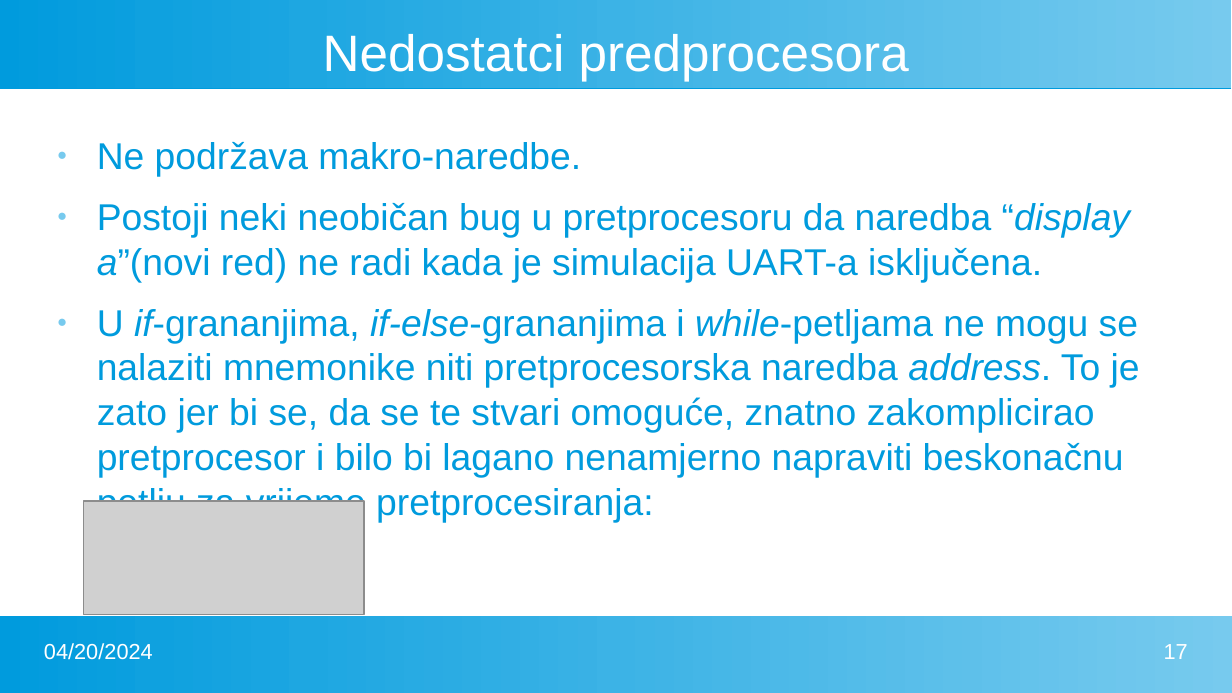
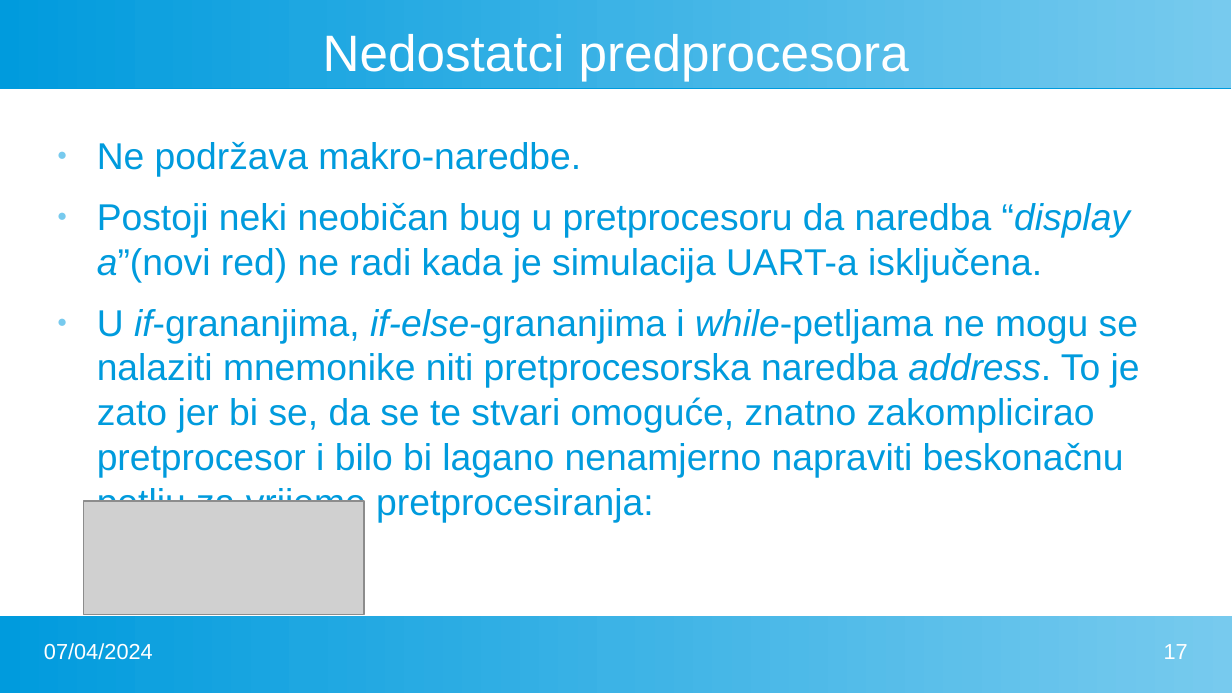
Before and after one commit to FlatAssembler/PicoBlaze_Simulator_in_JS, a slide deck: slide 17 of seminar/PicoBlaze.pptx. Drawn at 1232x693 pixels with LibreOffice and Linux fonts; fonts in the diff are those of the drawing; grey boxes stand for pictures. Boxes give left, top, right and bottom in pixels: in the first picture for what was removed or moved away, otherwise in the second. Text is boxed around its words. In the diff, an @@ line names an element or a change of style, - is before the commit and + after.

```diff
--- a/seminar/PicoBlaze.pptx
+++ b/seminar/PicoBlaze.pptx
@@ text at [44,643,153,660]: text changed @@
-04/20/2024
+07/04/2024
```
Also in this commit, not shown: 21 other slides changed, 1 other file.
